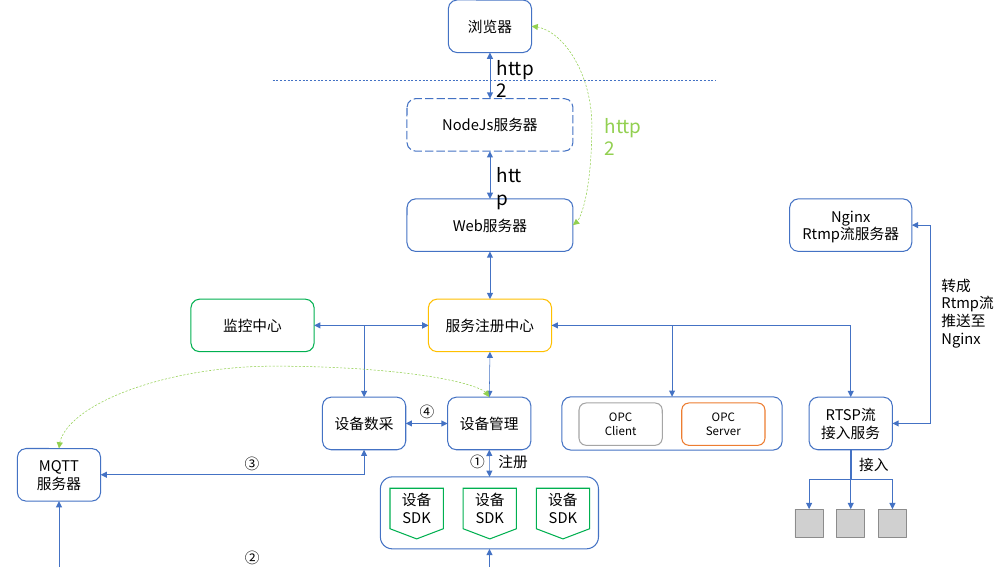
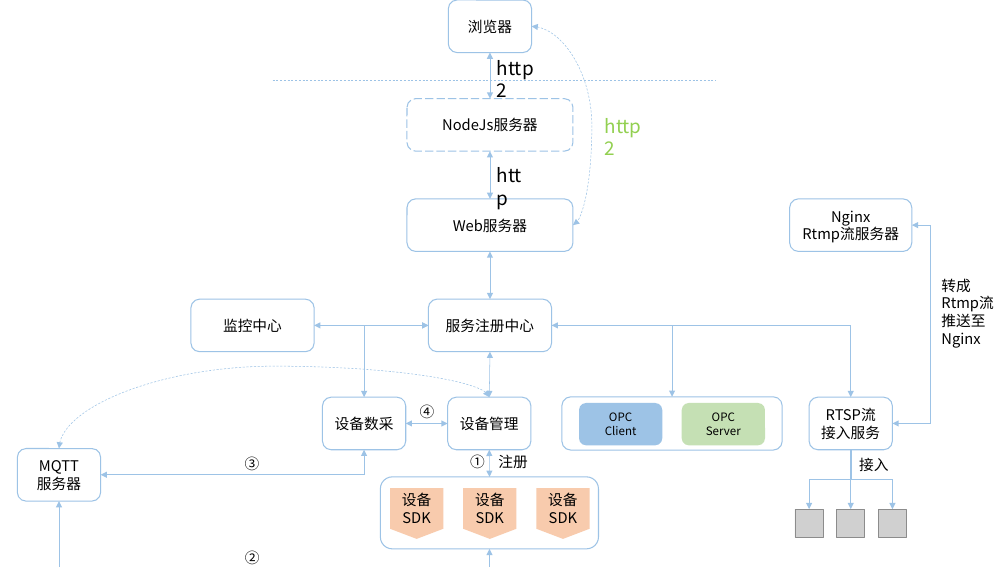
Before and after one commit to pnoker/iot-dc3, a slide deck: slide 3 of dc3/doc/iot-dc3-architecture.pptx. Drawn at 1008x567 pixels with LibreOffice and Linux fonts; fonts in the diff are those of the drawing; grey boxes stand for pictures. Boxes give left, top, right and bottom in pixels: in the first picture for what was removed or moved away, otherwise in the second. Text is boxed around its words. In the diff, an @@ line names an element or a change of style, - is before the commit and + after.

```diff
--- a/dc3/doc/iot-dc3-architecture.pptx
+++ b/dc3/doc/iot-dc3-architecture.pptx
@@ curved double arrow (532, 26) - (573, 225): stroke #92D050 0.5 pt dashed to #9DC3E6 0.5 pt dashed @@
@@ double arrow (490, 53) - (490, 98): stroke #4472C4 0.5 pt to #9DC3E6 0.5 pt @@
@@ line (273, 80) - (715, 80): stroke #4472C4 0.5 pt dashed to #9DC3E6 0.5 pt dashed @@
@@ rounded rectangle "NodeJs服务器" at [407,98,573,151]: outline #4472C4 1 pt dashed to #9DC3E6 1 pt dashed @@
@@ double arrow (490, 151) - (490, 199): stroke #4472C4 0.5 pt to #9DC3E6 0.5 pt @@
@@ elbow double arrow (892, 423) - (912, 225): stroke #4472C4 0.5 pt to #9DC3E6 0.5 pt @@
@@ double arrow (490, 299) - (490, 252): stroke #4472C4 0.5 pt to #9DC3E6 0.5 pt @@
@@ rounded rectangle "监控中心" at [191,299,315,352]: outline #00B050 1 pt to #9DC3E6 1 pt @@
@@ rounded rectangle "服务注册中心" at [429,299,552,352]: outline #FFC000 1 pt to #9DC3E6 1 pt @@
@@ double arrow (315, 325) - (429, 325): stroke #4472C4 0.5 pt to #9DC3E6 0.5 pt @@
@@ elbow double arrow (429, 325) - (364, 397): stroke #4472C4 0.5 pt to #9DC3E6 0.5 pt @@
@@ elbow double arrow (552, 325) - (851, 397): stroke #4472C4 0.5 pt to #9DC3E6 0.5 pt @@
@@ elbow arrow (552, 325) - (672, 397): stroke #4472C4 0.5 pt to #9DC3E6 0.5 pt @@
@@ double arrow (490, 352) - (489, 397): stroke #4472C4 0.5 pt to #9DC3E6 0.5 pt @@
@@ curved double arrow (59, 448) - (489, 397): stroke #92D050 0.5 pt dashed to #9DC3E6 0.5 pt dashed @@
@@ rounded rectangle "OPC" at [579,403,662,445]: fill none to #9DC3E6; outline #A5A5A5 1 pt to none @@
@@ rounded rectangle "OPC" at [682,403,765,445]: fill none to #C5E0B4; outline #ED7D31 1 pt to none @@
@@ double arrow (406, 423) - (448, 423): stroke #4472C4 0.5 pt to #9DC3E6 0.5 pt @@
@@ elbow double arrow (101, 475) - (364, 450): stroke #4472C4 0.5 pt to #9DC3E6 0.5 pt @@
@@ outline #4472C4 1 pt to #9DC3E6 1 pt in 9 elements at [448,0,532,53], [407,199,573,252], [809,397,892,450], [790,199,913,252], [448,397,531,450], [323,397,406,450], [17,448,101,501], [562,397,782,450], [380,477,599,549] @@
@@ double arrow (489, 450) - (489, 477): stroke #4472C4 0.5 pt to #9DC3E6 0.5 pt @@
@@ elbow arrow (851, 450) - (809, 510): stroke #4472C4 0.5 pt to #9DC3E6 0.5 pt @@
@@ elbow arrow (851, 450) - (892, 510): stroke #4472C4 0.5 pt to #9DC3E6 0.5 pt @@
@@ arrow (851, 450) - (851, 510): stroke #4472C4 0.5 pt to #9DC3E6 0.5 pt @@
@@ elbow double arrow (59, 501) - (489, 549): stroke #4472C4 0.5 pt to #9DC3E6 0.5 pt @@
@@ fill none to #F8CBAD; outline #00B050 1 pt to none in 3 elements at [390,488,443,539], [464,488,516,539], [536,488,589,539] @@
```
Also in this commit, not shown: 1 slide added, 12 other files.
